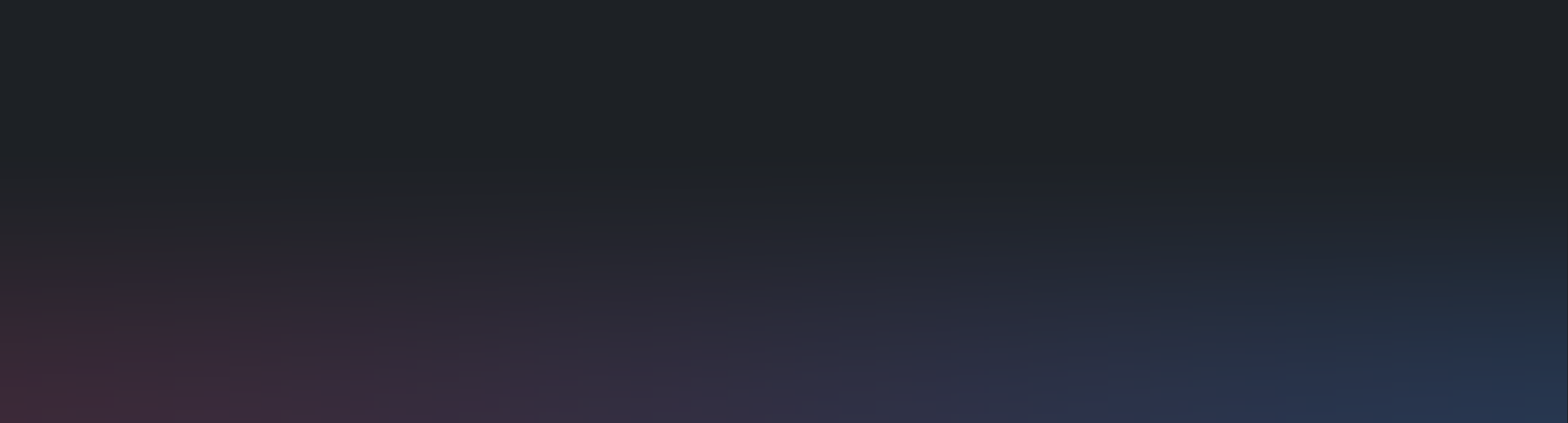
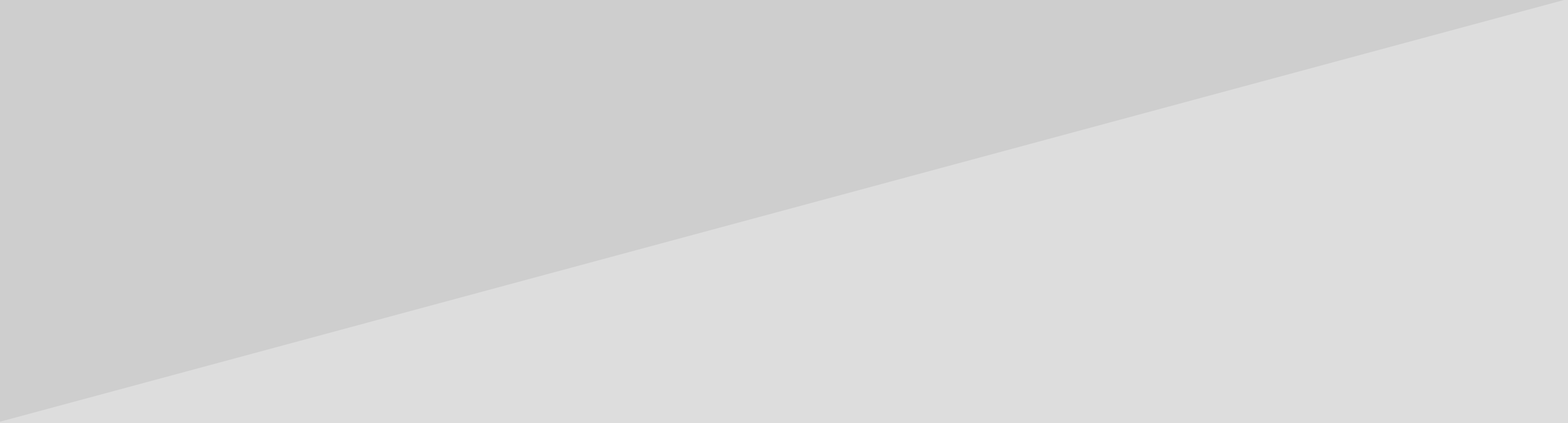
Revision of a layered (1568, 423) image; what changed, layer by layer:
hid group "bg2.svg" (2 layers) over [0, 0, 1568, 423]
showed group "bg1.svg" (2 layers) over [0, 0, 1568, 423]
